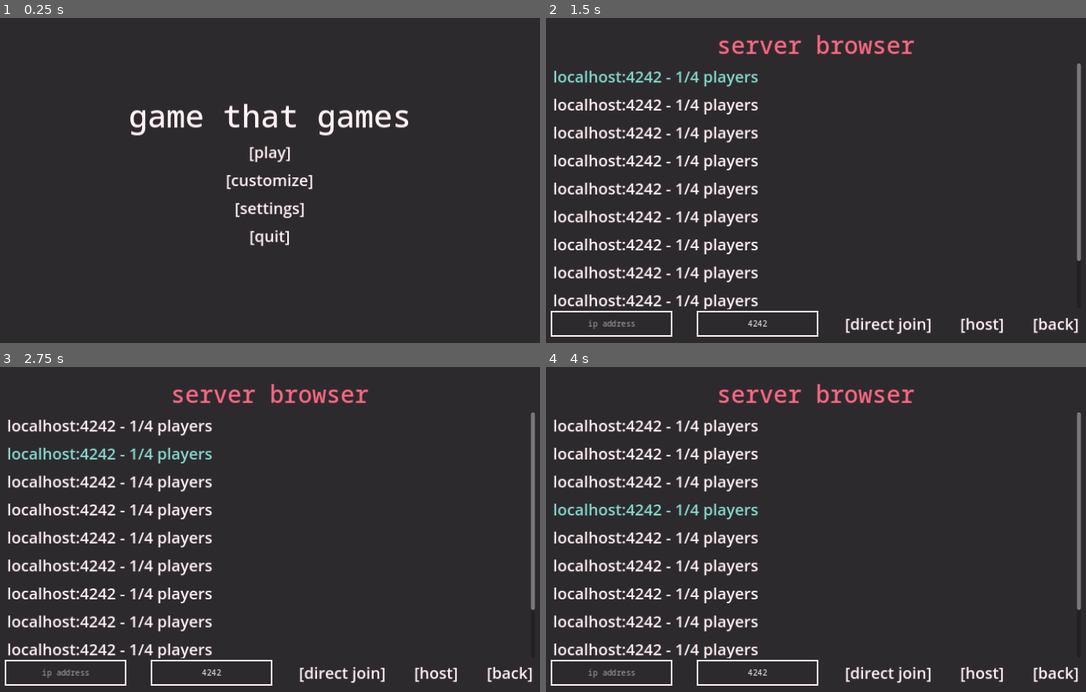
Above: before the commit, frames 1-4 (two rows, left to right).
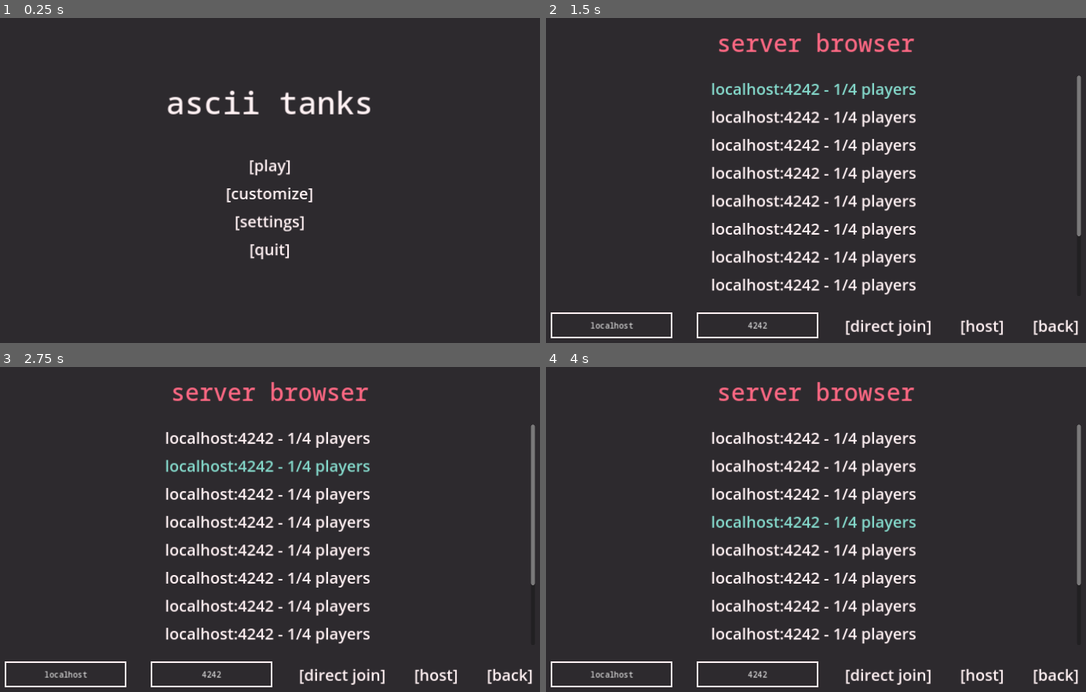
Above: after the commit, the same moments.

Repository: 4efk/new-mp-game
Game: Godot game, scene res://Menu/main_menu.tscn
The game is run twice, just before and just after one commit, with the same random seed, the same clock (stepped at 60 frames per second) and the same inputs.
Inputs:
- Up to frame 1 (0.25 s): no input
- Up to frame 2 (1.5 s): click "[play]" at 0.5 s; click "localhost:4242 - 1/4 players" at 1.25 s
- Up to frame 3 (2.75 s): click "localhost:4242 - 1/4 players" at 2 s
- Up to frame 4 (4 s): click "localhost:4242 - 1/4 players" at 2.75 s; click "localhost:4242 - 1/4 players" at 3.5 s

The runs differ from the first frame. In frame 1, 4.0% of the frame differs, in the area x 24-76%, y 22-75%; in frame 2, 14%; in frame 3, 14%, in the area x 0-100%, y 4-99%; in frame 4, 14%.

Commit message:
popup work

Diff:
--- a/src/Menu/ServerBrowser/sb_server_button.tscn
+++ b/src/Menu/ServerBrowser/sb_server_button.tscn
@@ -3,8 +3,10 @@
 [ext_resource type="Script" path="res://Menu/ServerBrowser/sb_server_button.gd" id="1_lxgeh"]
 
 [node name="ServerButton" type="Button"]
+size_flags_horizontal = 3
 focus_mode = 0
 theme_override_colors/font_hover_color = Color(0.521569, 0.854902, 0.8, 1)
+theme_override_colors/font_pressed_color = Color(0.678431, 0.854902, 0.470588, 1)
 theme_override_colors/font_color = Color(1, 0.945098, 0.952941, 1)
 theme_override_font_sizes/font_size = 32
 text = "localhost:4242 - 1/4 players"
--- a/src/Menu/main_menu.gd
+++ b/src/Menu/main_menu.gd
@@ -30,6 +30,10 @@
 		main_menu.hide()
 		lobby.show()
 	Networking.in_game = false
+
+	if Networking.alert_queue:
+		show_popup(Networking.alert_queue[len(Networking.alert_queue)-1])
+		Networking.alert_queue = []
 
 	# customization ui stuff
 	customize_ui_player.modulate = GlobalScript.PLAYER_COLORS[GlobalScript.settings['player_color']]
@@ -161,5 +165,9 @@
 	main_menu.show()
 
 # popups stuff
+func show_popup(msg):
+	get_node("Popups/Popup1").show()
+	get_node("Popups/Popup1/VBoxContainer/Text").text = msg
+
 func _on_popup_close_button_pressed() -> void:
 	get_node("Popups/Popup1").hide()
--- a/src/Menu/main_menu.tscn
+++ b/src/Menu/main_menu.tscn
@@ -45,8 +45,14 @@
 theme_override_colors/font_color = Color(1, 0.945098, 0.952941, 1)
 theme_override_fonts/font = ExtResource("1_16r03")
 theme_override_font_sizes/font_size = 64
-text = "game that games"
+text = "ascii tanks"
 horizontal_alignment = 1
+
+[node name="ColorRect" type="ColorRect" parent="MainMenu/VBoxContainer"]
+custom_minimum_size = Vector2(0, 50)
+layout_mode = 2
+mouse_filter = 2
+color = Color(0, 0, 0, 0)
 
 [node name="Title2" type="Label" parent="MainMenu/VBoxContainer"]
 visible = false
@@ -145,14 +151,20 @@
 text = "server browser"
 horizontal_alignment = 1
 
+[node name="Spacer2" type="ColorRect" parent="HostJoinBrowser/VBoxContainer"]
+custom_minimum_size = Vector2(0, 25)
+layout_mode = 2
+color = Color(0, 0, 0, 0)
+
 [node name="ScrollContainer" type="ScrollContainer" parent="HostJoinBrowser/VBoxContainer"]
-custom_minimum_size = Vector2(0, 500)
+custom_minimum_size = Vector2(0, 450)
 layout_mode = 2
 horizontal_scroll_mode = 0
 
 [node name="Servers" type="VBoxContainer" parent="HostJoinBrowser/VBoxContainer/ScrollContainer"]
-custom_minimum_size = Vector2(0, 500)
-layout_mode = 2
+layout_mode = 2
+size_flags_horizontal = 3
+size_flags_vertical = 3
 alignment = 1
 
 [node name="ServerButton" parent="HostJoinBrowser/VBoxContainer/ScrollContainer/Servers" instance=ExtResource("3_53wn7")]
@@ -187,6 +199,11 @@
 
 [node name="ServerButton11" parent="HostJoinBrowser/VBoxContainer/ScrollContainer/Servers" instance=ExtResource("3_53wn7")]
 layout_mode = 2
+
+[node name="Spacer" type="ColorRect" parent="HostJoinBrowser/VBoxContainer"]
+custom_minimum_size = Vector2(0, 25)
+layout_mode = 2
+color = Color(0, 0, 0, 0)
 
 [node name="Buttons" type="HBoxContainer" parent="HostJoinBrowser/VBoxContainer"]
 layout_mode = 2
@@ -211,6 +228,7 @@
 theme_override_fonts/font = ExtResource("1_16r03")
 theme_override_styles/focus = ExtResource("4_5wy08")
 theme_override_styles/normal = ExtResource("5_jkffx")
+text = "localhost"
 placeholder_text = "ip address"
 alignment = 1
 
@@ -842,7 +860,7 @@
 grow_vertical = 2
 alignment = 1
 
-[node name="Title" type="Label" parent="Popups/Popup1/VBoxContainer"]
+[node name="Text" type="Label" parent="Popups/Popup1/VBoxContainer"]
 custom_minimum_size = Vector2(100, 34)
 layout_mode = 2
 theme_override_colors/font_color = Color(0.992157, 0.407843, 0.513726, 1)
--- a/src/Networking/networking.gd
+++ b/src/Networking/networking.gd
@@ -16,6 +16,8 @@
 var server_info = {}
 var connected_players = {}
 var in_game = false
+
+var alert_queue = []
 
 func create_server(port):
 	var peer = ENetMultiplayerPeer.new()
@@ -47,6 +49,8 @@
 
 	print("connected to server")
 func _on_connected_fail():
+	handle_warning('failed to connect')
+
 	print("connectection failed")
 func _on_server_disconnected():
 	close_server()
@@ -55,12 +59,13 @@
 	else:
 		get_node('/root/MainMenu').lobby.hide()
 		get_node('/root/MainMenu').host_join_browser.show()
+	handle_warning('server disconnected')
 
 	print("disconnected from server")
 func _on_peer_connected(id):
 	if Networking.in_game:
 		if multiplayer.is_server():
-			kick_client(id, 'failed to connect:\ngame in progress')
+			kick_client(id, 'game in progress')
 		return
 	Networking.connected_players[id] = GlobalScript.DEFAULT_PLAYER_INFO
 	print(str(id) + " connected")
@@ -72,6 +77,12 @@
 
 func advertise_server():
 	broadcaster.put_packet((self_server_ip_address+'/'+str(self_server_port)+'/'+str(len(Networking.connected_players))).to_ascii_buffer())
+
+func handle_warning(msg):
+	if Networking.in_game:
+		alert_queue.append(msg)
+	else:
+		get_node('/root/MainMenu').show_popup(msg)
 
 func close_server():
 	multiplayer.multiplayer_peer = null
@@ -101,14 +112,10 @@
 			var server_data = packet.split('/')
 			available_servers[server_data[0]+':'+server_data[1]] = [server_data[0], int(server_data[1]), int(server_data[2]), available_server_timeout_time]
 
-	#print(len(available_servers))
-	print(available_servers.keys())
-
 	for server in available_servers:
 		available_servers[server][3] -= delta
 		if available_servers[server][3] <= 0:
 			available_servers.erase(server)
-	#print(multiplayer.get_unique_id(), connected_players, '\n')
 
 func _on_broadcast_timer_timeout() -> void:
 	advertise_server()
@@ -180,4 +187,4 @@
 	else:
 		get_node('/root/MainMenu').lobby.hide()
 		get_node('/root/MainMenu').host_join_browser.show()
-	print(msg)
+	handle_warning(msg)
